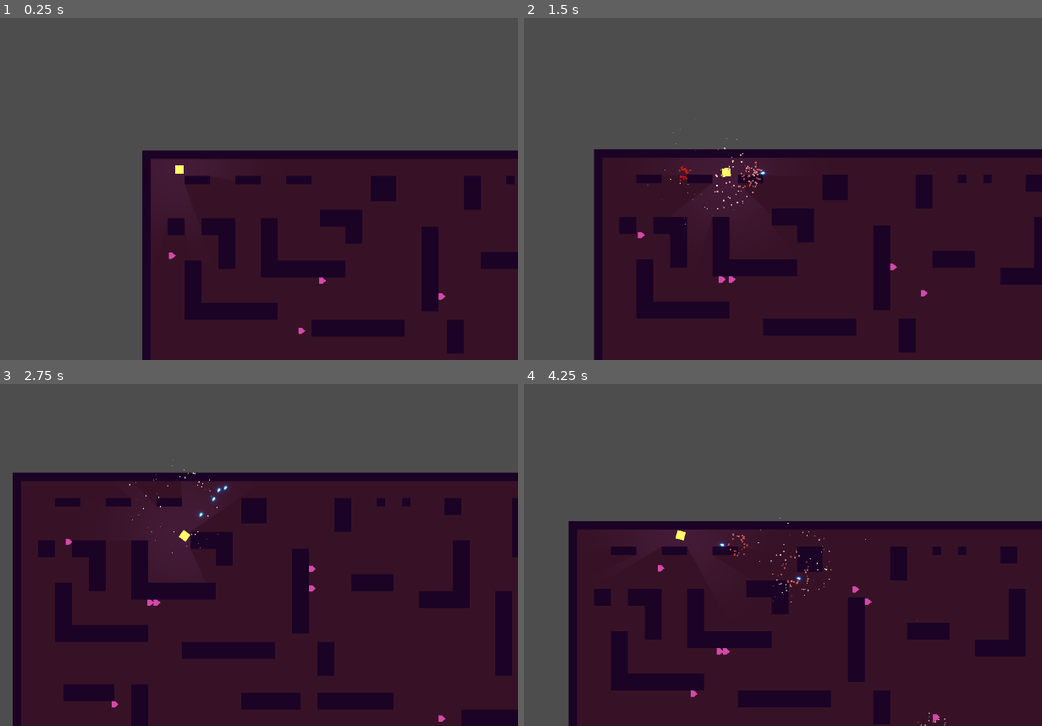
Above: before the commit, frames 1-4 (two rows, left to right).
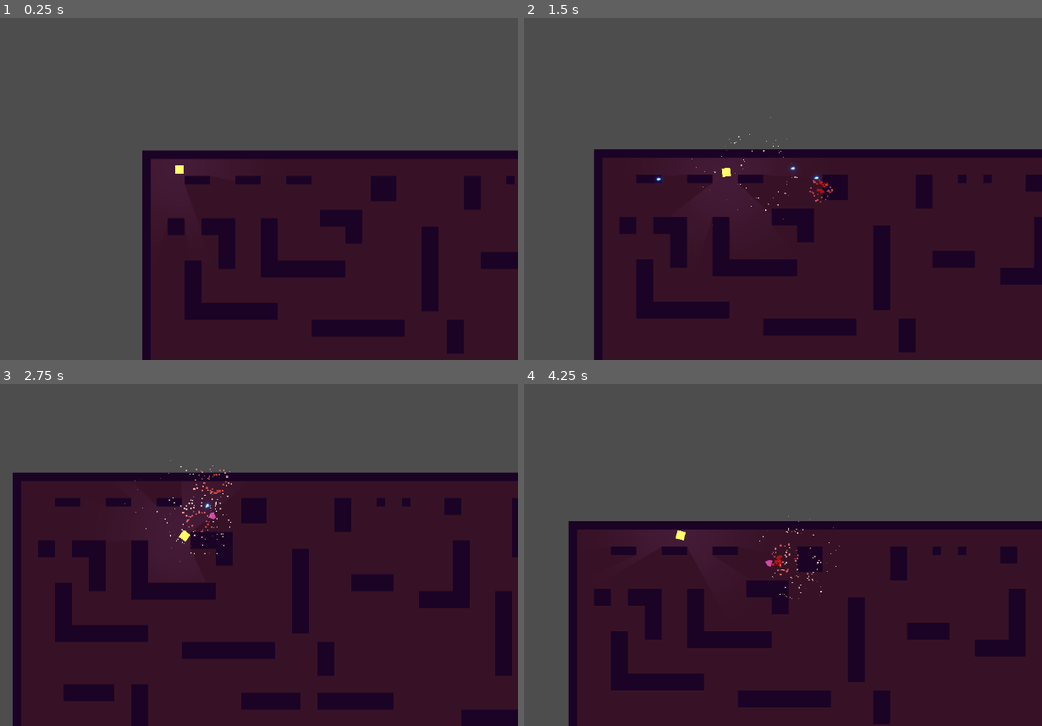
Above: after the commit, the same moments.

Repository: mhaddy/ElectroHavocV2
Game: Godot game, scene res://world.tscn
Same seed, same stepped clock (60 frames per second), same inputs: the game is played once before the commit and once after it.
Inputs (mouse positions are in pixels of both pictures, inside the frame that each line leads up to):
- Up to frame 1 (0.25 s): no input
- Up to frame 2 (1.5 s): move the mouse to (850, 151) at 0.52 s; press the mouse at (850, 151) at 0.53 s; hold D (ui_right) 0.53-1.28 s; move the mouse to (565, 189) at 1.27 s; release the mouse at (565, 189) at 1.28 s; hold S (ui_down) from 1.28 s (still down); click (565, 189) at 1.35 s
- Up to frame 3 (2.75 s): move the mouse to (248, 452) at 2.02 s; release S (ui_down) at 2.03 s; press the mouse at (248, 452) at 2.03 s; hold D (ui_right) from 2.03 s (still down)
- Up to frame 4 (4.25 s): move the mouse to (669, 613) at 2.77 s; release D (ui_right) at 2.78 s; release the mouse at (669, 613) at 2.78 s; hold W (ui_up) 2.78-3.53 s; click (669, 613) at 2.85 s; move the mouse to (907, 592) at 3.52 s; press the mouse at (907, 592) at 3.53 s; hold A (ui_left) from 3.53 s (still down)

The runs differ from the first frame. In frame 1, less than 0.1% of the frame differs, in the area x 32-87%, y 68-93%; in frame 2, 0.5%; in frame 3, 0.5%, in the area x 12-87%, y 22-99%; in frame 4, 0.5%.

Commit message:
Pathfinding, waves, enemy health, enemy attacks

Diff:
--- /dev/null
+++ b/Node.gd
@@ -0,0 +1,5 @@
+extends Node
+class_name Wave
+
+@export var NUM_ENEMIES: int = 3
+@export var SEC_BETWEEN_SPAWNS: float = 2
--- /dev/null
+++ b/SpawnPoint1.gd
@@ -0,0 +1,55 @@
+extends Node2D
+
+@export var ENEMY: PackedScene
+
+@onready var timer = $Timer
+@onready var waves = $Waves
+
+var all_waves: Array
+var current_wave: Wave
+var current_wave_num: int = -1
+
+var enemies_remaining_to_spawn: int
+var enemies_killed_this_wave: int
+
+func _ready():
+	all_waves = waves.get_children()
+	start_next_wave()
+
+func start_next_wave():
+	enemies_killed_this_wave = 0
+	current_wave_num += 1
+
+	if current_wave_num < all_waves.size():
+		current_wave = all_waves[current_wave_num]
+
+		enemies_remaining_to_spawn = current_wave.NUM_ENEMIES
+		timer.wait_time = current_wave.SEC_BETWEEN_SPAWNS
+		timer.start()
+
+func connect_to_enemy_signals(enemy: Enemy):
+#	clock.time_passed.connect(_on_time_passed)
+	var stats: Stats = enemy.get_node("Stats")
+	stats.no_health.connect(_on_no_health)
+
+func spawn():
+	var enemy = ENEMY.instantiate()
+	connect_to_enemy_signals(enemy)
+	var enemy_root = get_parent().find_child("enemies")
+
+	# add enemy to spawn point
+	# TODO: randomize, add more spawners
+	enemy.position = global_position
+	enemy_root.add_child(enemy)
+	enemies_remaining_to_spawn -= 1
+
+func _on_no_health():
+	enemies_killed_this_wave += 1
+	print("detect")
+
+func _on_timer_timeout():
+	if enemies_remaining_to_spawn:
+		spawn()
+	else:
+		if enemies_killed_this_wave == current_wave.NUM_ENEMIES:
+			start_next_wave()
--- a/bullet.gd
+++ b/bullet.gd
@@ -1,9 +1,13 @@
 extends RigidBody2D
+
+@export var damage: int = 1
 
 # particles
 var Explosion: PackedScene = preload("res://particles_explosion.tscn")
 
-func _on_body_entered(body):
+# when the bullet enters a body
+func _on_body_entered(body: Node):
+	# as long as it isn't the player's body
 	if !body.is_in_group("player"):
 		var explosion = Explosion.instantiate()
 		explosion.position = get_global_position()
--- a/bullet.tscn
+++ b/bullet.tscn
@@ -8,7 +8,8 @@
 height = 10.0
 
 [node name="bullet" type="RigidBody2D"]
-collision_layer = 2
+collision_layer = 6
+collision_mask = 3
 max_contacts_reported = 1
 contact_monitor = true
 script = ExtResource("1_skmi5")
--- a/enemy.gd
+++ b/enemy.gd
@@ -1,4 +1,5 @@
 extends CharacterBody2D
+class_name Enemy
 
 #@export var CHASE_DELAY: float = 75
 @export var CHASE_SPEED: float = 100
@@ -6,9 +7,23 @@
 @onready var player: CharacterBody2D = $"../../player"
 @onready var movement_target_position: Vector2 = player.global_position
 @onready var nav_agent: NavigationAgent2D = $NavigationAgent2D
+@onready var stats: Stats = $Stats
+@onready var attack_timer: Timer = $AttackTimer
+@onready var gun_controller: Node = $GunController
+@onready var attack_light: PointLight2D = $AttackLight
+# not currently working:
+# https://www.gotut.net/tweens-in-godot-4/
+# @onready var tween: Tween = get_tree().create_tween()
 
-#var motion: Vector2 = Vector2.ZERO
-#var sync_velocity: Vector2 = Vector2.ZERO
+enum state {
+	SEEKING,
+	ATTACKING,
+	RETURNING,
+	RESTING
+}
+
+var attacking: bool = false
+var current_state: state = state.SEEKING
 
 # basic guidance: https://docs.godotengine.org/en/stable/tutorials/navigation/navigation_introduction_2d.html
 #
@@ -22,43 +37,33 @@
 	call_deferred("actor_setup")
 
 func _physics_process(delta):
-	# if nav_agent.is_navigation_finished(): # bugs out
-	if nav_agent.is_target_reached() or not nav_agent.is_target_reachable():
-#		sync_velocity = Vector2.ZERO
-		return
+	match current_state:
+		state.SEEKING:
+#			tween = create_tween()
+#			tween.tween_property(attack_light, "modulate", Color.GREEN, 1)
 
-	var current_agent_position: Vector2 = global_position # enemy position
-	var next_path_position: Vector2 = nav_agent.get_next_path_position()
+			# if nav_agent.is_navigation_finished(): # bugs out
+			if nav_agent.is_target_reached() or not nav_agent.is_target_reachable():
+				return
 
-	var new_velocity: Vector2 = next_path_position - current_agent_position
-	new_velocity = new_velocity.normalized()
-	new_velocity = new_velocity * CHASE_SPEED
-	velocity = new_velocity
-#	sync_velocity = new_velocity
-	move_and_slide()
+			var current_agent_position: Vector2 = global_position # enemy position
+			var next_path_position: Vector2 = nav_agent.get_next_path_position()
+			var new_velocity: Vector2 = next_path_position - current_agent_position
 
-# this code works just as well as the code above
-# so clearly something isn't working with paths...
-#	var player_location = player.global_position
-#	var current_location = global_position
-#	var next_location = nav_agent.get_next_path_position()
-#	var new_velocity = (next_location - current_location).normalized() * CHASE_SPEED
-#
-#	update_target_location(player_location)
-#	velocity = velocity.move_toward(new_velocity, 0.25)
-#	move_and_slide()
+			new_velocity = new_velocity.normalized()
+			new_velocity = new_velocity * CHASE_SPEED
+			velocity = new_velocity
+			look_at(player.position)
+			move_and_slide()
+		state.ATTACKING:
+			move_and_attack()
+#			tween = create_tween()
+#			tween.tween_property(attack_light, "modulate", Color.RED, 1)
 
-
-# 	old code that just dumb follows player
-#	var Player = player
-#
-#	position += (Player.position - position)/CHASE_DELAY
-#	look_at(Player.position)
-#
-#	move_and_collide(motion)
-
-#func update_path(target_position):
-#	path = nav_agent
+		state.RETURNING:
+			print("going back")
+		state.RESTING:
+			print("resting")
 
 func actor_setup():
 	# Wait for the first physics frame so the NavigationServer can sync
@@ -70,10 +75,28 @@
 func set_movement_target(movement_target: Vector2):
 	nav_agent.target_position = movement_target
 
+func move_and_attack():
+	attack_timer.start()
+	gun_controller.fire()
+
 func _on_area_2d_body_entered(body):
 	if "bullet" in body.name:
-		queue_free()
+		stats.current_HP -= body.damage
+		print("hit ", stats.current_HP, "/", stats.max_HP)
+#		queue_free()
 
-func _on_timer_timeout():
+func _on_stats_no_health():
+	queue_free()
+	# TODO: death animation
+
+# TODO: change to raycast?
+func _on_attack_range_body_entered(body):
+	if body == player:
+		current_state = state.ATTACKING
+
+func _on_path_update_timer_timeout():
 #	print("looking for player")
 	set_movement_target(player.global_position)
+
+func _on_attack_timer_timeout():
+	current_state = state.SEEKING
--- a/enemy.tscn
+++ b/enemy.tscn
@@ -1,6 +1,10 @@
-[gd_scene load_steps=5 format=3 uid="uid://devfqwbwpqxty"]
+[gd_scene load_steps=10 format=3 uid="uid://devfqwbwpqxty"]
 
 [ext_resource type="Script" path="res://enemy.gd" id="1_1e2ha"]
+[ext_resource type="PackedScene" uid="uid://vpbs6vjemmyl" path="res://stats.tscn" id="2_3rdj3"]
+[ext_resource type="Texture2D" uid="uid://cxaj02b7kmw4j" path="res://assets/light.png" id="3_q1prw"]
+[ext_resource type="PackedScene" uid="uid://bm6effwt4a5pp" path="res://gun_controller.tscn" id="4_7aj7q"]
+[ext_resource type="PackedScene" uid="uid://dmxrinrv5kgpb" path="res://weapons/enemy_cannon.tscn" id="5_m35n4"]
 
 [sub_resource type="RectangleShape2D" id="RectangleShape2D_glg4v"]
 size = Vector2(12, 12)
@@ -9,20 +13,38 @@
 size = Vector2(15, 14)
 
 [sub_resource type="OccluderPolygon2D" id="OccluderPolygon2D_wucat"]
-polygon = PackedVector2Array(-6, -6, -6, 0, 0, 7, 6, 0, 6, -6)
+polygon = PackedVector2Array(-4.99998, -5.00002, -5, -1.81e-05, -2.17199e-05, 6, 5, 1.81e-05, 5.00002, -4.99998)
+
+[sub_resource type="RectangleShape2D" id="RectangleShape2D_pctlv"]
+size = Vector2(102, 16)
 
 [node name="enemy" type="CharacterBody2D"]
+collision_layer = 4
+collision_mask = 7
+safe_margin = 2.5
 script = ExtResource("1_1e2ha")
 
-[node name="CollisionShape2D" type="CollisionShape2D" parent="."]
+[node name="WeaponMountPoint" type="Marker2D" parent="."]
+y_sort_enabled = true
+position = Vector2(9, 0)
+
+[node name="AttackLight" type="PointLight2D" parent="."]
+visible = false
+energy = 0.5
+shadow_enabled = true
+texture = ExtResource("3_q1prw")
+
+[node name="CollisionShapeForWorld" type="CollisionShape2D" parent="."]
 shape = SubResource("RectangleShape2D_glg4v")
 
 [node name="Area2D" type="Area2D" parent="."]
+collision_layer = 4
 collision_mask = 2
 
-[node name="CollisionShape2D" type="CollisionShape2D" parent="Area2D"]
+[node name="CollisionShape2DForBullets" type="CollisionShape2D" parent="Area2D"]
 position = Vector2(0.5, 0)
 shape = SubResource("RectangleShape2D_4i3o2")
+debug_color = Color(0.890196, 0.309804, 0.239216, 0.419608)
 
 [node name="Polygon2D" type="Polygon2D" parent="."]
 modulate = Color(0.831373, 0.282353, 0.666667, 1)
@@ -37,9 +59,30 @@
 radius = 16.0
 max_neighbors = 20
 
-[node name="Timer" type="Timer" parent="."]
+[node name="PathUpdateTimer" type="Timer" parent="."]
 wait_time = 0.25
 autostart = true
 
+[node name="Stats" parent="." instance=ExtResource("2_3rdj3")]
+max_HP = 3
+
+[node name="AttackRange" type="Area2D" parent="."]
+collision_layer = 4
+collision_mask = 2
+
+[node name="CollisionShape2D" type="CollisionShape2D" parent="AttackRange"]
+position = Vector2(42, 0)
+shape = SubResource("RectangleShape2D_pctlv")
+
+[node name="AttackTimer" type="Timer" parent="."]
+wait_time = 0.25
+one_shot = true
+
+[node name="GunController" parent="." instance=ExtResource("4_7aj7q")]
+STARTING_WEAPON = ExtResource("5_m35n4")
+
 [connection signal="body_entered" from="Area2D" to="." method="_on_area_2d_body_entered"]
-[connection signal="timeout" from="Timer" to="." method="_on_timer_timeout"]
+[connection signal="timeout" from="PathUpdateTimer" to="." method="_on_path_update_timer_timeout"]
+[connection signal="no_health" from="Stats" to="." method="_on_stats_no_health"]
+[connection signal="body_entered" from="AttackRange" to="." method="_on_attack_range_body_entered"]
+[connection signal="timeout" from="AttackTimer" to="." method="_on_attack_timer_timeout"]
--- /dev/null
+++ b/gun_controller.tscn
@@ -0,0 +1,8 @@
+[gd_scene load_steps=3 format=3 uid="uid://bm6effwt4a5pp"]
+
+[ext_resource type="Script" path="res://gun_controller.gd" id="1_ihj54"]
+[ext_resource type="PackedScene" uid="uid://crovktkxxkye6" path="res://weapons/cannon.tscn" id="2_u5ocj"]
+
+[node name="GunController" type="Node"]
+script = ExtResource("1_ihj54")
+STARTING_WEAPON = ExtResource("2_u5ocj")
--- a/player.gd
+++ b/player.gd
@@ -26,6 +26,7 @@
 		gun_controller.fire()
 
 func kill():
+	print("yargh I'm dead")
 	get_tree().reload_current_scene()
 
 func _on_area_2d_body_entered(body):
--- a/player.tscn
+++ b/player.tscn
@@ -1,10 +1,9 @@
-[gd_scene load_steps=8 format=3 uid="uid://cy3360w1huhbk"]
+[gd_scene load_steps=7 format=3 uid="uid://cy3360w1huhbk"]
 
 [ext_resource type="Texture2D" uid="uid://cd5alpr7lvkhe" path="res://assets/tank.png" id="1_3el6y"]
 [ext_resource type="Script" path="res://player.gd" id="1_wt4w1"]
 [ext_resource type="Texture2D" uid="uid://cxaj02b7kmw4j" path="res://assets/light.png" id="3_h0gc7"]
-[ext_resource type="Script" path="res://gun_controller.gd" id="5_8qyr1"]
-[ext_resource type="PackedScene" uid="uid://crovktkxxkye6" path="res://weapons/cannon.tscn" id="5_yhqay"]
+[ext_resource type="PackedScene" uid="uid://bm6effwt4a5pp" path="res://gun_controller.tscn" id="4_igc43"]
 
 [sub_resource type="RectangleShape2D" id="RectangleShape2D_quy2g"]
 size = Vector2(16, 16)
@@ -13,6 +12,8 @@
 size = Vector2(18, 18)
 
 [node name="player" type="CharacterBody2D" groups=["player"]]
+collision_layer = 2
+collision_mask = 5
 script = ExtResource("1_wt4w1")
 
 [node name="CollisionShape2D" type="CollisionShape2D" parent="."]
@@ -24,6 +25,8 @@
 texture = ExtResource("1_3el6y")
 
 [node name="Area2D" type="Area2D" parent="."]
+collision_layer = 2
+collision_mask = 4
 
 [node name="CollisionShape2D" type="CollisionShape2D" parent="Area2D"]
 shape = SubResource("RectangleShape2D_n7f4r")
@@ -38,8 +41,6 @@
 [node name="WeaponMountPoint" type="Marker2D" parent="."]
 position = Vector2(10, 0)
 
-[node name="GunController" type="Node" parent="."]
-script = ExtResource("5_8qyr1")
-STARTING_WEAPON = ExtResource("5_yhqay")
+[node name="GunController" parent="." instance=ExtResource("4_igc43")]
 
 [connection signal="body_entered" from="Area2D" to="." method="_on_area_2d_body_entered"]
--- a/project.godot
+++ b/project.godot
@@ -62,6 +62,12 @@
 ]
 }
 
+[layer_names]
+
+2d_physics/layer_1="World"
+2d_physics/layer_2="Player"
+2d_physics/layer_3="Enemy"
+
 [physics]
 
 3d/default_gravity_vector=Vector3(0, 0, 0)
--- /dev/null
+++ b/stats.gd
@@ -0,0 +1,14 @@
+extends Node
+class_name Stats
+
+@export var max_HP: int = 10
+
+@onready var current_HP: int = max_HP:
+	get:
+		return current_HP
+	set(value):
+		current_HP = value
+		if current_HP <= 0:
+			emit_signal("no_health")
+
+signal no_health
--- /dev/null
+++ b/stats.tscn
@@ -0,0 +1,6 @@
+[gd_scene load_steps=2 format=3 uid="uid://vpbs6vjemmyl"]
+
+[ext_resource type="Script" path="res://stats.gd" id="1_7rv1o"]
+
+[node name="Stats" type="Node"]
+script = ExtResource("1_7rv1o")
--- a/weapons/cannon.gd
+++ b/weapons/cannon.gd
@@ -1,8 +1,8 @@
 extends Node2D
 
 @export var BULLET: PackedScene
-@export var BULLET_SPEED: float = 500
-@export var FIRE_RATE: float = 0.09
+@export var BULLET_SPEED: float = 750
+@export var FIRE_DELAY: float = 0.09
 
 @onready var muzzle = $muzzle
 @onready var timer = $Timer
@@ -10,7 +10,7 @@
 var can_fire: bool = true
 
 func _ready():
-	timer.wait_time = FIRE_RATE
+	timer.wait_time = FIRE_DELAY
 
 func _physics_process(delta):
 	pass
@@ -25,7 +25,7 @@
 		get_tree().get_root().call_deferred("add_child", bullet)
 		can_fire = false
 		timer.start()
-		#await get_tree().create_timer(FIRE_RATE).timeout
+		#await get_tree().create_timer(FIRE_DELAY).timeout
 
 func _on_timer_timeout():
 	can_fire = true
--- /dev/null
+++ b/weapons/enemy_cannon.tscn
@@ -0,0 +1,17 @@
+[gd_scene load_steps=3 format=3 uid="uid://dmxrinrv5kgpb"]
+
+[ext_resource type="Script" path="res://weapons/cannon.gd" id="1_qpn5e"]
+[ext_resource type="PackedScene" uid="uid://cg1bbewcgn82" path="res://bullet.tscn" id="2_6lemm"]
+
+[node name="cannon" type="Node2D"]
+script = ExtResource("1_qpn5e")
+BULLET = ExtResource("2_6lemm")
+BULLET_SPEED = 1000.0
+
+[node name="muzzle" type="Marker2D" parent="."]
+position = Vector2(2, 0)
+
+[node name="Timer" type="Timer" parent="."]
+one_shot = true
+
+[connection signal="timeout" from="Timer" to="." method="_on_timer_timeout"]
--- a/world.tscn
+++ b/world.tscn
@@ -1,8 +1,10 @@
-[gd_scene load_steps=11 format=3 uid="uid://c1bgukdabmgvd"]
+[gd_scene load_steps=13 format=3 uid="uid://c1bgukdabmgvd"]
 
 [ext_resource type="PackedScene" uid="uid://cy3360w1huhbk" path="res://player.tscn" id="1_0r3oh"]
 [ext_resource type="Texture2D" uid="uid://cd5alpr7lvkhe" path="res://assets/tank.png" id="1_7dxvr"]
 [ext_resource type="PackedScene" uid="uid://devfqwbwpqxty" path="res://enemy.tscn" id="2_7obsa"]
+[ext_resource type="Script" path="res://SpawnPoint1.gd" id="4_13kro"]
+[ext_resource type="Script" path="res://Node.gd" id="5_x0ih8"]
 
 [sub_resource type="Environment" id="Environment_1o2i3"]
 background_mode = 3
@@ -64,30 +66,6 @@
 [node name="enemies" type="Node2D" parent="."]
 y_sort_enabled = true
 
-[node name="enemy" parent="enemies" instance=ExtResource("2_7obsa")]
-position = Vector2(597, 302)
-
-[node name="enemy6" parent="enemies" instance=ExtResource("2_7obsa")]
-position = Vector2(1060, 594)
-
-[node name="enemy2" parent="enemies" instance=ExtResource("2_7obsa")]
-position = Vector2(331, 375)
-
-[node name="enemy3" parent="enemies" instance=ExtResource("2_7obsa")]
-position = Vector2(775, 350)
-
-[node name="enemy4" parent="enemies" instance=ExtResource("2_7obsa")]
-position = Vector2(70, 238)
-
-[node name="enemy7" parent="enemies" instance=ExtResource("2_7obsa")]
-position = Vector2(930, 646)
-
-[node name="enemy8" parent="enemies" instance=ExtResource("2_7obsa")]
-position = Vector2(191, 626)
-
-[node name="enemy5" parent="enemies" instance=ExtResource("2_7obsa")]
-position = Vector2(375, 270)
-
 [node name="WorldEnvironment" type="WorldEnvironment" parent="."]
 environment = SubResource("Environment_1o2i3")
 
@@ -119,3 +97,28 @@
 layer_1/y_sort_origin = 0
 layer_1/z_index = -1
 layer_1/tile_data = PackedInt32Array(1376258, 0, 0, 1376259, 0, 0, 1376260, 0, 0, 1376261, 0, 0, 1376262, 0, 0, 1376263 …(38855 unchanged characters)…
+
+[node name="SpawnPoint1" type="Node2D" parent="."]
+position = Vector2(421, 89)
+script = ExtResource("4_13kro")
+ENEMY = ExtResource("2_7obsa")
+
+[node name="Timer" type="Timer" parent="SpawnPoint1"]
+
+[node name="Waves" type="Node" parent="SpawnPoint1"]
+
+[node name="Wave" type="Node" parent="SpawnPoint1/Waves"]
+script = ExtResource("5_x0ih8")
+NUM_ENEMIES = 2
+
+[node name="Wave2" type="Node" parent="SpawnPoint1/Waves"]
+script = ExtResource("5_x0ih8")
+NUM_ENEMIES = 4
+SEC_BETWEEN_SPAWNS = 1.0
+
+[node name="Wave3" type="Node" parent="SpawnPoint1/Waves"]
+script = ExtResource("5_x0ih8")
+NUM_ENEMIES = 50
+SEC_BETWEEN_SPAWNS = 0.2
+
+[connection signal="timeout" from="SpawnPoint1/Timer" to="SpawnPoint1" method="_on_timer_timeout"]
